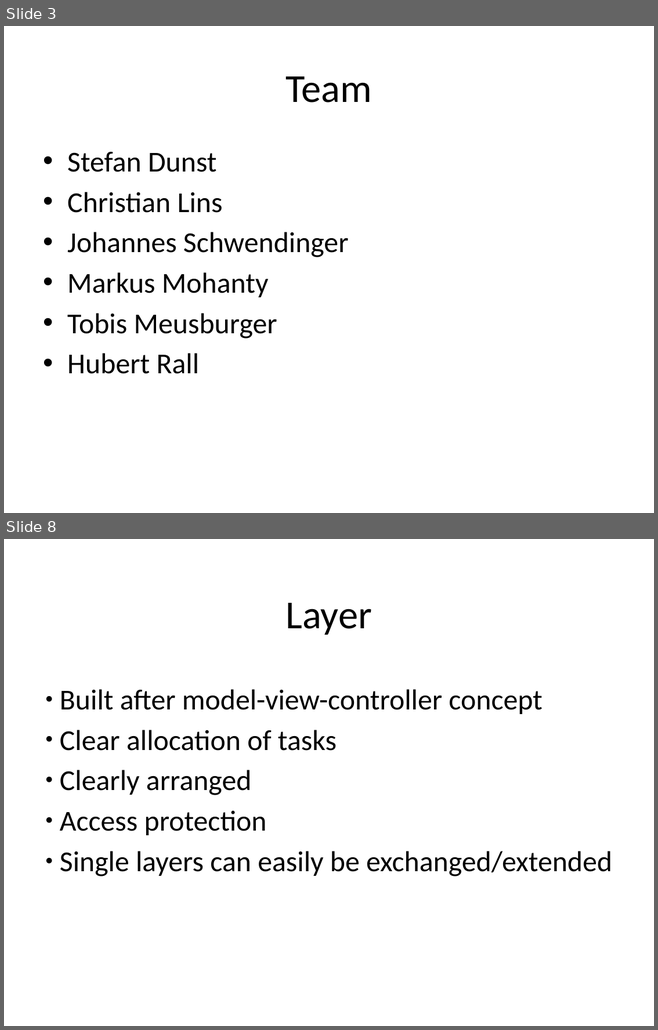
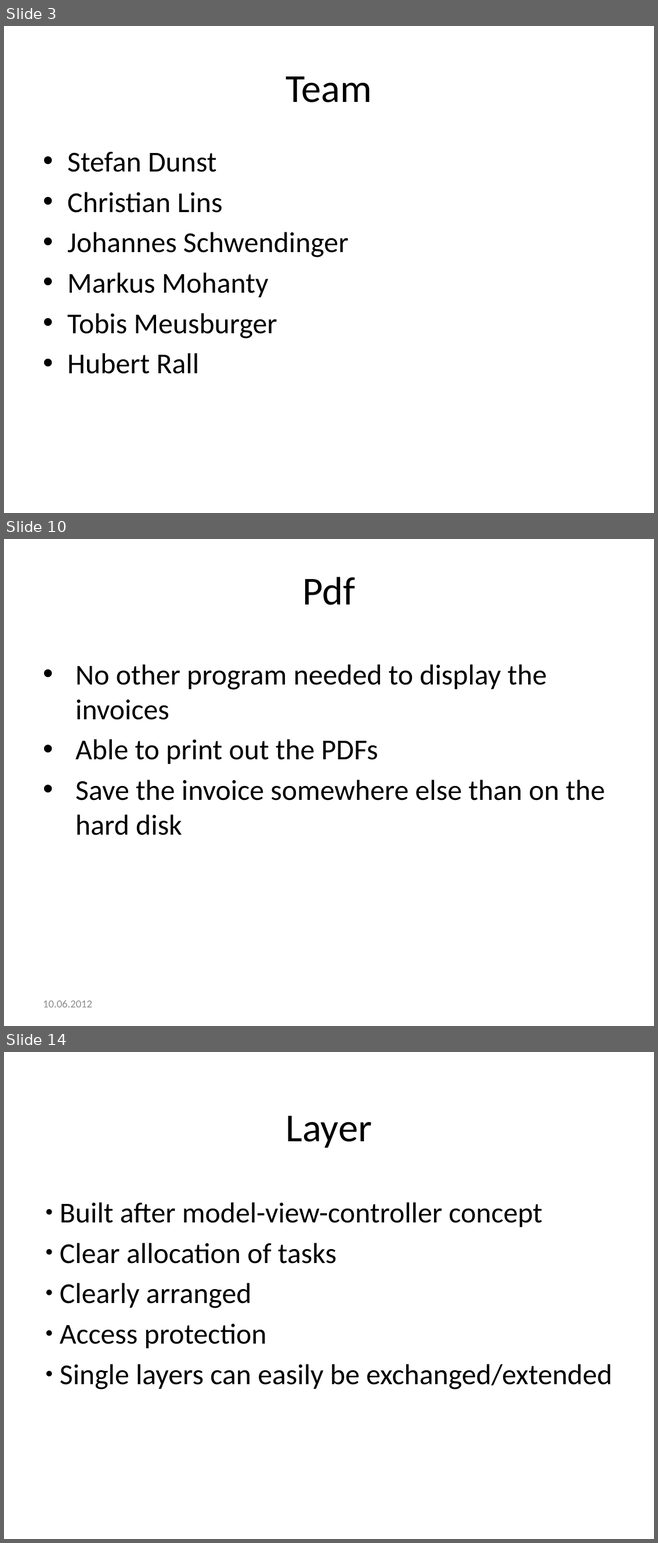
Before and after one commit to markusmo/HotelSoftware, a slide deck: Documentation/Praesentation/PresentationRoomanizer.pptx. Shown one above the other, each under a label of ours: slides 3 and 8 before the commit, slides 3, 10 and 14 after it; the slides between them are not shown. The pictures are 658x1030 and 658x1543 pixels, drawn with LibreOffice and Linux fonts; fonts in the diff are those of the drawing. Boxes give left, top, right and bottom in pixels: in the first picture for what was removed or moved away, otherwise in the second. Text is boxed around its words. In the diff, an @@ line names an element or a change of style, - is before the commit and + after.

```diff
--- a/Documentation/Praesentation/PresentationRoomanizer.pptx
+++ b/Documentation/Praesentation/PresentationRoomanizer.pptx
@@ slide 10 added at <box>4,539,654,1026</box>, background #FFFFFF @@
@@ text added at <box>302,577,355,605</box>, 44 pt, text #000000 @@
+Pdf
@@ text added at <box>75,664,605,835</box>, 32 pt, text #000000 @@
+• No other program needed to display the invoices
+• Able to print out the PDFs
+• Save the invoice somewhere else than on the hard disk
@@ text added at <box>43,1000,92,1008</box>, 12 pt, text #8C8C8C @@
+10.06.2012
@@ what was slide 8 is now slide 14 @@
```
Also in this commit, not shown: 2 slides changed, 9 other slides added, 4 slides removed, 1 other file.
